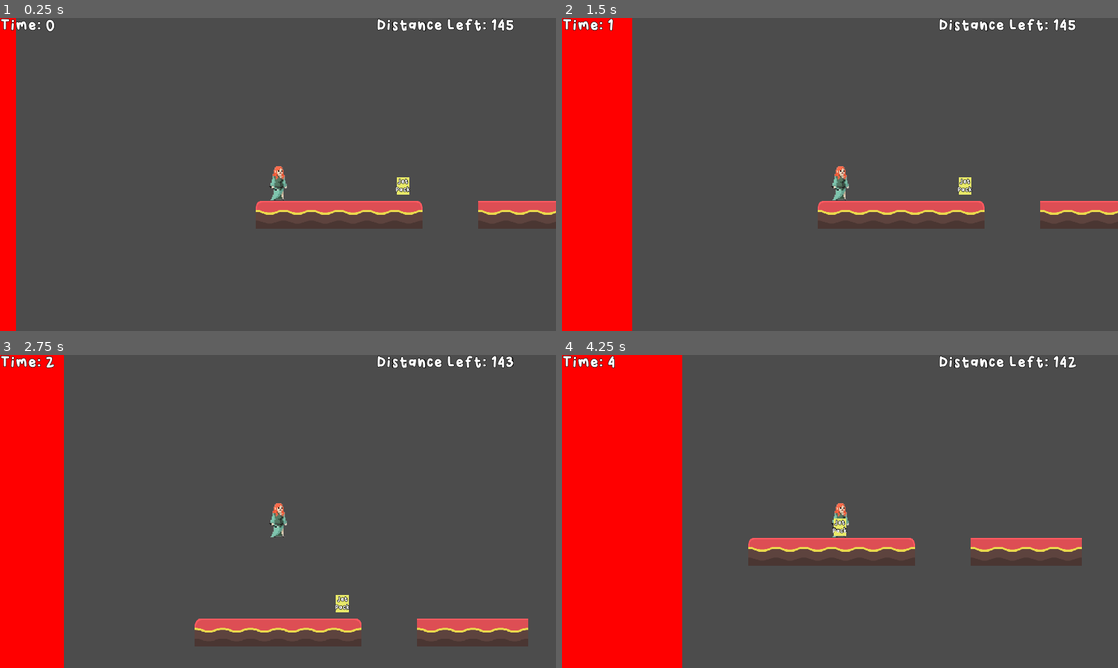
Above: before the commit, frames 1-4 (two rows, left to right).
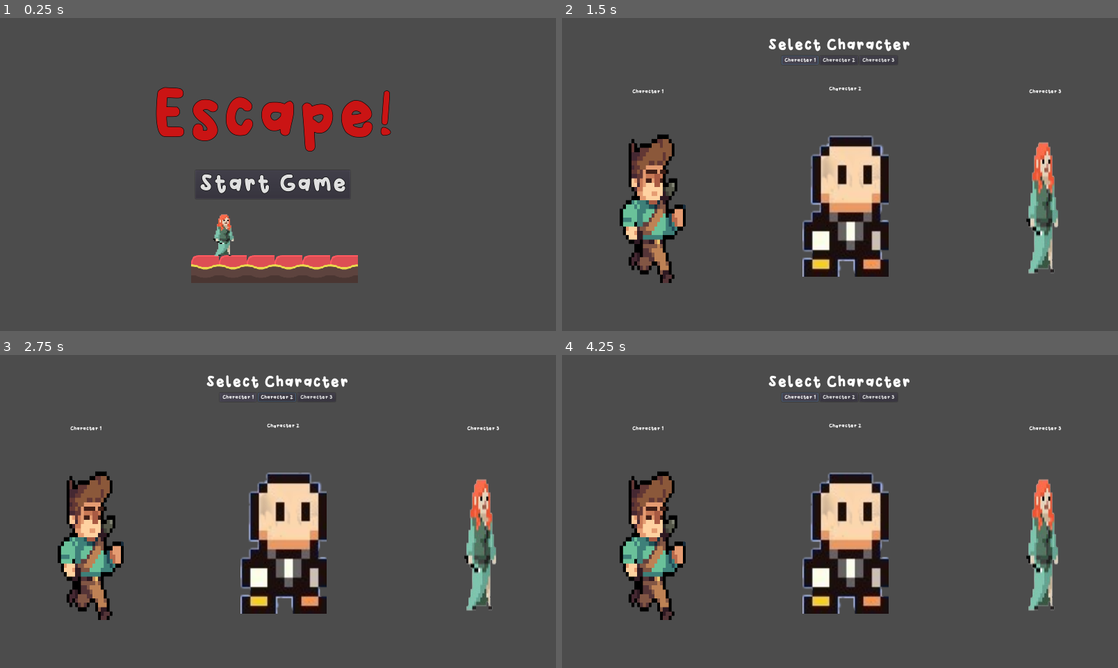
Above: after the commit, the same moments.

Repository: jonahshader/back5_platformer_unit3
Game: Godot game, scene res://scenes/menus/MainMenu.tscn
Two runs of this game, one before a commit and one after it. Both use one fixed random seed, a clock stepped at 60 frames per second and the inputs below. Before the commit the project starts from res://scenes/levels/Level_1.tscn.
Inputs (mouse positions are in pixels of both pictures, inside the frame that each line leads up to):
- Up to frame 1 (0.25 s): no input
- Up to frame 2 (1.5 s): click (834, 183) at 0.5 s, where only the run after the commit has a clickable "Start Game"; click (801, 61) at 1.25 s, where only the run after the commit has a clickable "Character 1"
- Up to frame 3 (2.75 s): hold Right (move_right) from 2.03 s (still down); tap Space (jump) at 2.27 s
- Up to frame 4 (4.25 s): tap Space (jump) at 3.02 s; release Right (move_right) at 3.53 s; hold Left (move_left) from 3.53 s (still down)

The runs differ from the first frame. In frame 1, 12% of the frame differs, in the area x 0-100%, y 0-100%; in frame 2, 26%; in frame 3, 26%; in frame 4, 32%, in the area x 0-94%, y 0-100%.

Commit message:
Added Main Menu

Diff:
--- a/project.godot
+++ b/project.godot
@@ -11,7 +11,7 @@
 [application]
 
 config/name="back5_platformer_unit3"
-run/main_scene="res://scenes/levels/Level_1.tscn"
+run/main_scene="res://scenes/menus/MainMenu.tscn"
 config/icon="res://icon.png"
 
 [display]
--- a/scenes/menus/GameHud.tscn
+++ b/scenes/menus/GameHud.tscn
@@ -7,6 +7,7 @@
 size = 46
 outline_size = 1
 outline_color = Color( 0, 0, 0, 1 )
+use_mipmaps = true
 font_data = ExtResource( 2 )
 
 [node name="GameHud" type="CanvasLayer"]
--- /dev/null
+++ b/scenes/menus/MainMenu.gd
@@ -0,0 +1,20 @@
+extends Node2D
+
+
+# Declare member variables here. Examples:
+# var a = 2
+# var b = "text"
+
+
+# Called when the node enters the scene tree for the first time.
+func _ready():
+	pass # Replace with function body.
+
+
+# Called every frame. 'delta' is the elapsed time since the previous frame.
+#func _process(delta):
+#	pass
+
+
+func _on_StartGame_pressed():
+	get_tree().change_scene("res://scenes/menus/CharacterSelece.tscn")
--- /dev/null
+++ b/scenes/menus/MainMenu.tscn
@@ -0,0 +1,77 @@
+[gd_scene load_steps=8 format=2]
+
+[ext_resource path="res://assets/fonts/Winkle-Regular.ttf" type="DynamicFontData" id=1]
+[ext_resource path="res://assets/Images/wizard_walk.png" type="Texture" id=2]
+[ext_resource path="res://assets/tilemaps/TileMap.tscn" type="PackedScene" id=3]
+[ext_resource path="res://scenes/menus/MainMenu.gd" type="Script" id=4]
+
+[sub_resource type="DynamicFont" id=4]
+size = 200
+outline_size = 1
+outline_color = Color( 0, 0, 0, 1 )
+font_data = ExtResource( 1 )
+
+[sub_resource type="DynamicFont" id=2]
+size = 75
+outline_size = 1
+outline_color = Color( 0, 0, 0, 1 )
+font_data = ExtResource( 1 )
+
+[sub_resource type="Animation" id=3]
+resource_name = "move"
+length = 3.8
+loop = true
+tracks/0/type = "value"
+tracks/0/path = NodePath(".:position")
+tracks/0/interp = 1
+tracks/0/loop_wrap = true
+tracks/0/imported = false
+tracks/0/enabled = true
+tracks/0/keys = {
+"times": PoolRealArray( 0.2, 0.4, 0.6, 0.8, 1, 1.2, 1.4, 1.6, 1.8, 2, 2.2, 2.4, 2.6, 2.8, 3, 3.2, 3.4, 3.6, 3.8 ),
+"transitions": PoolRealArray( 1, 1, 1, 1, 1, 1, 1, 1, 1, 1, 1, 1, 1, 1, 1, 1, 1, 1, 1 ),
+"update": 0,
+"values": [ Vector2( 510, 498.016 ), Vector2( 540, 499.045 ), Vector2( 570, 499.045 ), Vector2( 600, 499.045 ), Vector2( 630, 498.016 ), Vector2( 660, 498.016 ), Vector2( 690, 498.016 ), Vector2( 720, 498.016 ), Vector2( 750, 498.016 ), Vector2( 780, 498.016 ), Vector2( 750, 498.016 ), Vector2( 720, 498.016 ), Vector2( 690, 498.016 ), Vector2( 660, 498.016 ), Vector2( 630, 498.016 ), Vector2( 600, 498.016 ), Vector2( 570, 498.016 ), Vector2( 540, 498.016 ), Vector2( 510, 498.016 ) ]
+}
+
+[node name="Menu" type="Node2D"]
+script = ExtResource( 4 )
+
+[node name="Label" type="Label" parent="."]
+margin_left = 350.0
+margin_top = 150.0
+margin_right = 908.0
+margin_bottom = 308.0
+custom_fonts/font = SubResource( 4 )
+custom_colors/font_color = Color( 0.792157, 0.0784314, 0.0784314, 1 )
+text = "Escape!"
+align = 1
+__meta__ = {
+"_edit_use_anchors_": false
+}
+
+[node name="StartGame" type="Button" parent="."]
+margin_left = 450.0
+margin_top = 350.0
+margin_right = 806.0
+margin_bottom = 416.0
+custom_fonts/font = SubResource( 2 )
+text = "Start Game"
+__meta__ = {
+"_edit_use_anchors_": false
+}
+
+[node name="TileMap" parent="." instance=ExtResource( 3 )]
+position = Vector2( 312.507, 673.465 )
+tile_data = PoolIntArray( -131070, 0, 1, -131069, 0, 1, -131068, 0, 1, -131067, 0, 1, -131066, 0, 1, -131065, 0, 1 )
+
+[node name="wizard_walk" type="Sprite" parent="."]
+position = Vector2( 770.485, 498.016 )
+scale = Vector2( 0.769499, 0.786532 )
+texture = ExtResource( 2 )
+
+[node name="AnimationPlayer" type="AnimationPlayer" parent="wizard_walk"]
+autoplay = "move"
+anims/move = SubResource( 3 )
+
+[connection signal="pressed" from="StartGame" to="." method="_on_StartGame_pressed"]
Not shown, added: .DS_Store
Not shown, added: assets/.DS_Store
Not shown, added: scenes/.DS_Store
